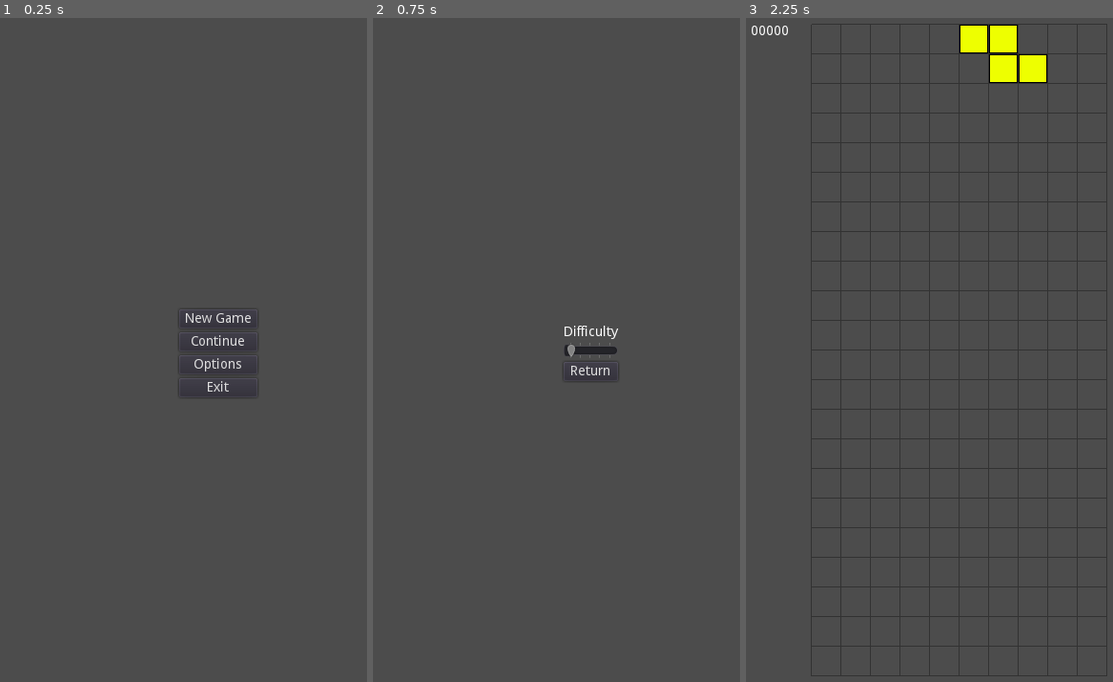
Above: before the commit, frames 1-3 (left to right).
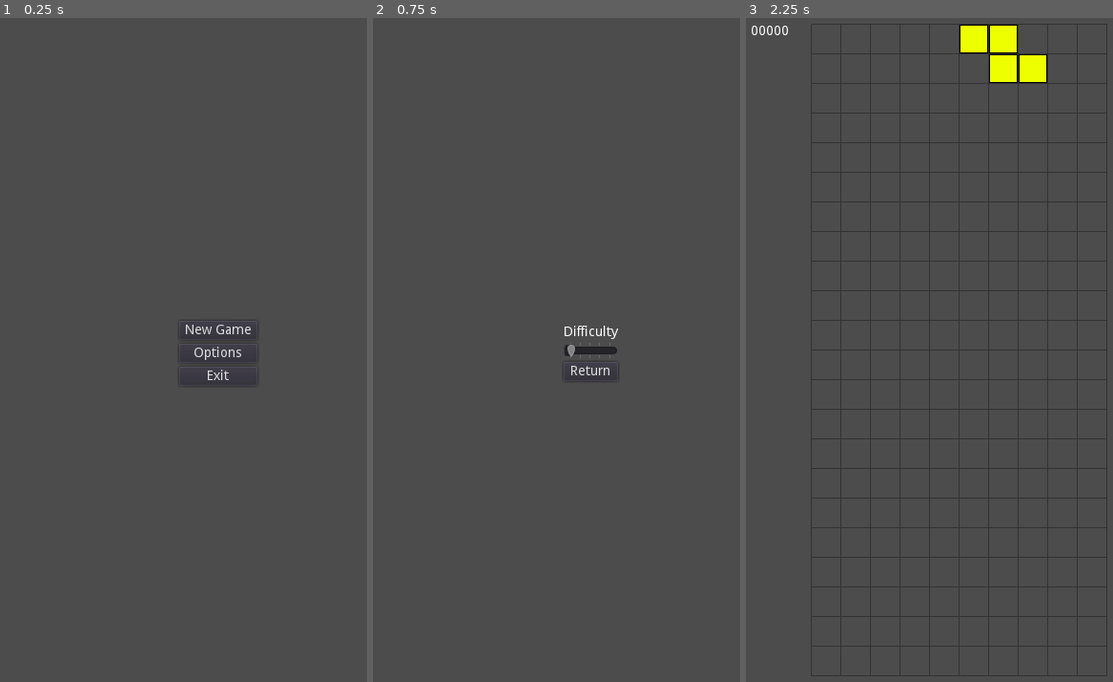
Above: after the commit, the same moments.

Repository: LaffertyDev/Shapes_Collider
Game: Godot game, scene res://main_menu/main_menu.tscn
Same seed, same stepped clock (60 frames per second), same inputs: the game is played once before the commit and once after it.
Inputs:
- Up to frame 1 (0.25 s): no input
- Up to frame 2 (0.75 s): click "Options" at 0.5 s
- Up to frame 3 (2.25 s): click "Return" at 1.25 s; click "New Game" at 2 s

The runs differ from the first frame. In frame 1, 0.7% of the frame differs, in the area x 49-70%, y 44-57%; in frame 2, nothing differs; in frame 3, nothing differs.

Commit message:
remove unused button

Diff:
--- a/main_menu/main_menu.tscn
+++ b/main_menu/main_menu.tscn
@@ -28,30 +28,24 @@
 }
 
 [node name="New Game" type="Button" parent="HBoxContainer/VerticalBoxContainer"]
-margin_top = 314.0
+margin_top = 326.0
 margin_right = 82.0
-margin_bottom = 334.0
+margin_bottom = 346.0
 text = "New Game"
 __meta__ = {
 "_edit_use_anchors_": false
 }
 
-[node name="Continue" type="Button" parent="HBoxContainer/VerticalBoxContainer"]
-margin_top = 338.0
+[node name="Options" type="Button" parent="HBoxContainer/VerticalBoxContainer"]
+margin_top = 350.0
 margin_right = 82.0
-margin_bottom = 358.0
-text = "Continue"
-
-[node name="Options" type="Button" parent="HBoxContainer/VerticalBoxContainer"]
-margin_top = 362.0
-margin_right = 82.0
-margin_bottom = 382.0
+margin_bottom = 370.0
 text = "Options"
 
 [node name="Exit" type="Button" parent="HBoxContainer/VerticalBoxContainer"]
-margin_top = 386.0
+margin_top = 374.0
 margin_right = 82.0
-margin_bottom = 406.0
+margin_bottom = 394.0
 text = "Exit"
 [connection signal="pressed" from="HBoxContainer/VerticalBoxContainer/New Game" to="." method="_on_New_Game_pressed"]
 [connection signal="pressed" from="HBoxContainer/VerticalBoxContainer/Options" to="." method="_on_Options_pressed"]
